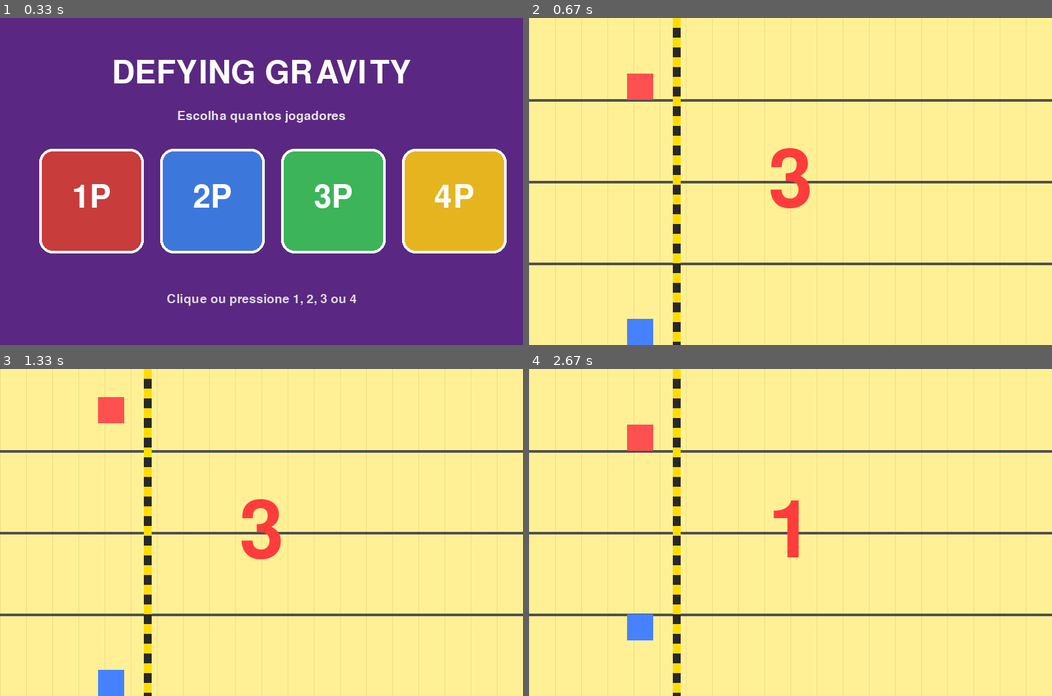
Above: before the commit, frames 1-4 (two rows, left to right).
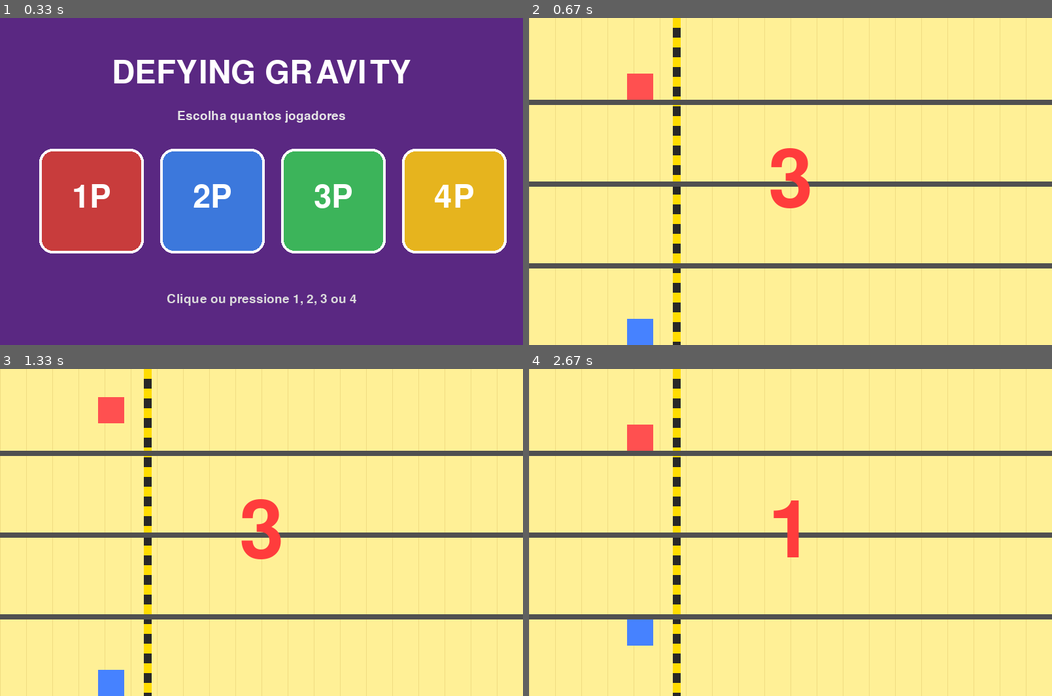
Above: after the commit, the same moments.

Repository: leomarsolla/pygameleomarcondes
Game: pygame game, started from jogo.py
Same seed, same stepped clock (60 frames per second), same inputs: the game is played once before the commit and once after it.
Inputs (mouse positions are in pixels of both pictures, inside the frame that each line leads up to):
- Up to frame 1 (0.33 s): no input
- Up to frame 2 (0.67 s): click (790, 181) at 0.38 s
- Up to frame 3 (1.33 s): tap Space at 0.67, 1.07 s
- Up to frame 4 (2.67 s): tap Space at 1.37, 1.57, 1.9, 2.2, 2.4 s; tap W at 1.98 s

Frame 1 is identical in both runs. In frame 2, 3.6% of the frame differs, in the area x 0-100%, y 24-77%; in frame 3, 3.6%; in frame 4, 3.7%, in the area x 0-100%, y 24-85%.

Commit message:
v18 - troca das linhas imaginarias do começo por reais

Diff:
--- a/jogo.py
+++ b/jogo.py
@@ -3,11 +3,13 @@
 
 pygame.init()
 
+# configurações da tela
 WIDTH = 800
 HEIGHT = 500
 window = pygame.display.set_mode((WIDTH, HEIGHT))
 pygame.display.set_caption('Defying Gravity')
 
+# cores e teclas de cada jogador
 PLAYER_COLORS = [
     (255, 80, 80),
     (70, 130, 255),
@@ -24,20 +26,19 @@
 
 KEY_NAMES = ['SPACE', 'W', 'O', 'UP']
 
+# constantes do jogo
 SCROLL_SPEED = 8
 LANE_LINES_LENGTH = 1200
 PLAYER_SIZE = 40
 NUM_LANES_VISUAL = 4
 TEMPO_ATE_FINISH = 30000
 
+# classe do jogador
 class Player(pygame.sprite.Sprite):
     def __init__(self, player_id, color, flip_key, lane_top, lane_bottom):
         pygame.sprite.Sprite.__init__(self)
         self.player_id = player_id
         self.flip_key = flip_key
-        self.lane_top = lane_top
-        self.lane_bottom = lane_bottom
-        self.locked_lane = True
         self.image = pygame.Surface((PLAYER_SIZE, PLAYER_SIZE))
         self.image.fill(color)
         self.color = color
@@ -50,6 +51,7 @@
         self.alive = True
         self.venceu = False
 
+    # inverte a gravidade quando aperta tecla
     def flip_gravity(self):
         if self.on_ground:
             self.gravity_dir *= -1
@@ -61,12 +63,8 @@
         self.rect.y += self.vel_y
         landed = False
 
-        if self.locked_lane:
-            top_limit = self.lane_top
-            bottom_limit = self.lane_bottom
-        else:
-            top_limit = 0
-            bottom_limit = HEIGHT
+        top_limit = 0
+        bottom_limit = HEIGHT
 
         if self.rect.bottom >= bottom_limit:
             self.rect.bottom = bottom_limit
@@ -136,6 +134,17 @@
         if self.rect.right < -200:
             self.kill()
 
+class PlataformaInicial(pygame.sprite.Sprite):
+    def __init__(self, y):
+        pygame.sprite.Sprite.__init__(self)
+        self.image = pygame.Surface((WIDTH * 3, 8))
+        self.image.fill((80, 80, 80))
+        self.rect = self.image.get_rect()
+        self.rect.x = 0
+        self.rect.y = y
+
+    def update(self):
+        pass
 
 class Spike(pygame.sprite.Sprite):
     def __init__(self, x, y, width, height, pointing='up'):
@@ -436,6 +445,13 @@
 finish_group = pygame.sprite.Group()
 prox_chunk_x = WIDTH + 200
 
+plataformas_iniciais = pygame.sprite.Group()
+for i in range(1, NUM_LANES_VISUAL):
+    y = i * visual_lane_height
+    plat = PlataformaInicial(y)
+    plataformas_iniciais.add(plat)
+    blocks.add(plat)
+
 scroll_start_time = None
 finish_spawned = False
 vencedor = None
@@ -458,6 +474,8 @@
         barrier_active = False
         scrolling = True
         scroll_start_time = pygame.time.get_ticks()
+        for plat in plataformas_iniciais:
+            plat.kill()
 
     for player in players:
         player.update(players, blocks, spikes, scrolling)
@@ -494,9 +512,6 @@
     if scrolling:
         bg_offset = (bg_offset + SCROLL_SPEED) % 40
         lane_lines_end -= SCROLL_SPEED
-        for player in players:
-            if player.locked_lane and lane_lines_end <= player.rect.right:
-                player.locked_lane = False
 
         prox_chunk_x -= SCROLL_SPEED
         if prox_chunk_x <= WIDTH and not finish_spawned:
@@ -505,12 +520,6 @@
     window.fill((255, 240, 150))
     for x in range(-40, WIDTH + 40, 40):
         pygame.draw.line(window, (240, 220, 130), (x - bg_offset, 0), (x - bg_offset, HEIGHT), 1)
-
-    if lane_lines_end > 0:
-        for i in range(1, NUM_LANES_VISUAL):
-            y = i * visual_lane_height
-            line_end_x = min(lane_lines_end, WIDTH)
-            pygame.draw.line(window, (80, 80, 80), (0, y), (line_end_x, y), 4)
 
     if barrier_active:
         pygame.draw.rect(window, (40, 40, 40), (barrier_x, 0, 12, HEIGHT))
